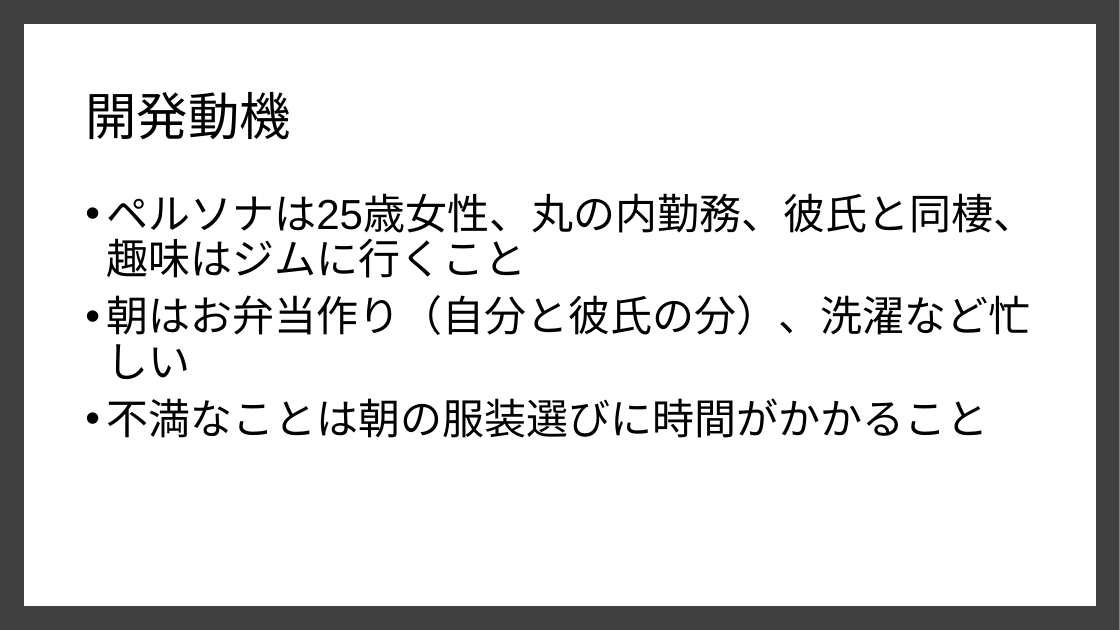
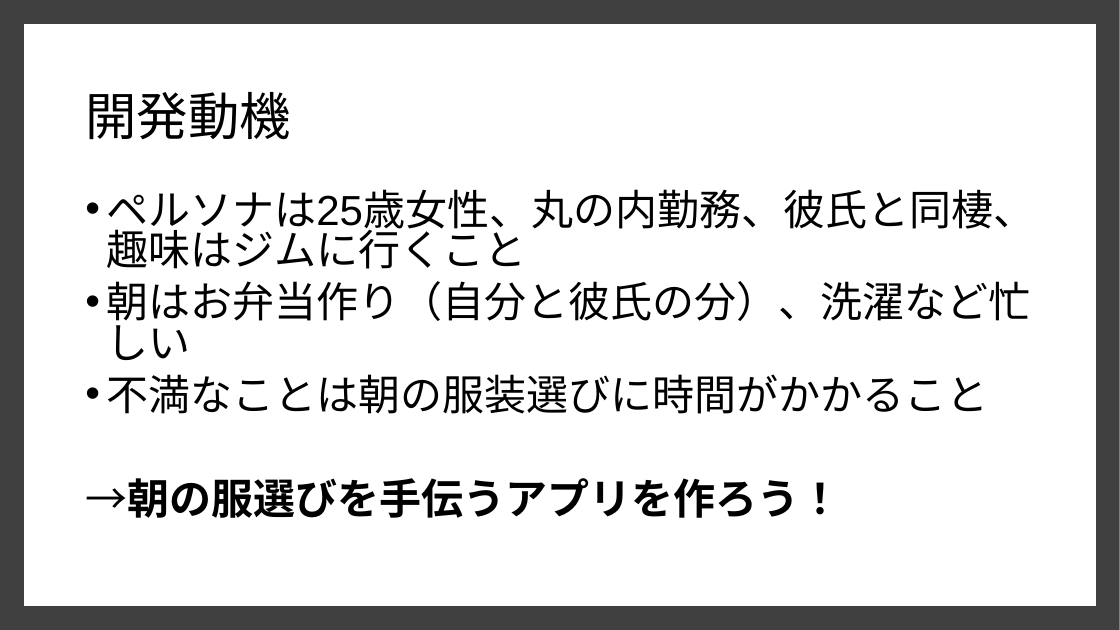
Before and after one commit to dojo2022/E-4, a slide deck: slide 4 of E4_配布資料/研修結果発表パワーポイント.pptx (slide 3 before the commit). Drawn at 1120x630 pixels with LibreOffice and Linux fonts; fonts in the diff are those of the drawing. Boxes give left, top, right and bottom in pixels: in the first picture for what was removed or moved away, otherwise in the second. Text is boxed around its words. In the diff, an @@ line names an element or a change of style, - is before the commit and + after.

```diff
--- a/E4_配布資料/研修結果発表パワーポイント.pptx
+++ b/E4_配布資料/研修結果発表パワーポイント.pptx
@@ text at (x1=106, y1=189, x2=1035, y2=414): line spacing 0.9 to 0.8 @@
@@ text at (x1=85, y1=478, x2=841, y2=518): paragraph added @@
+→朝の服選びを手伝うアプリを作ろう！
```
Also in this commit, not shown: 1 other slide changed, 6 slides added.
